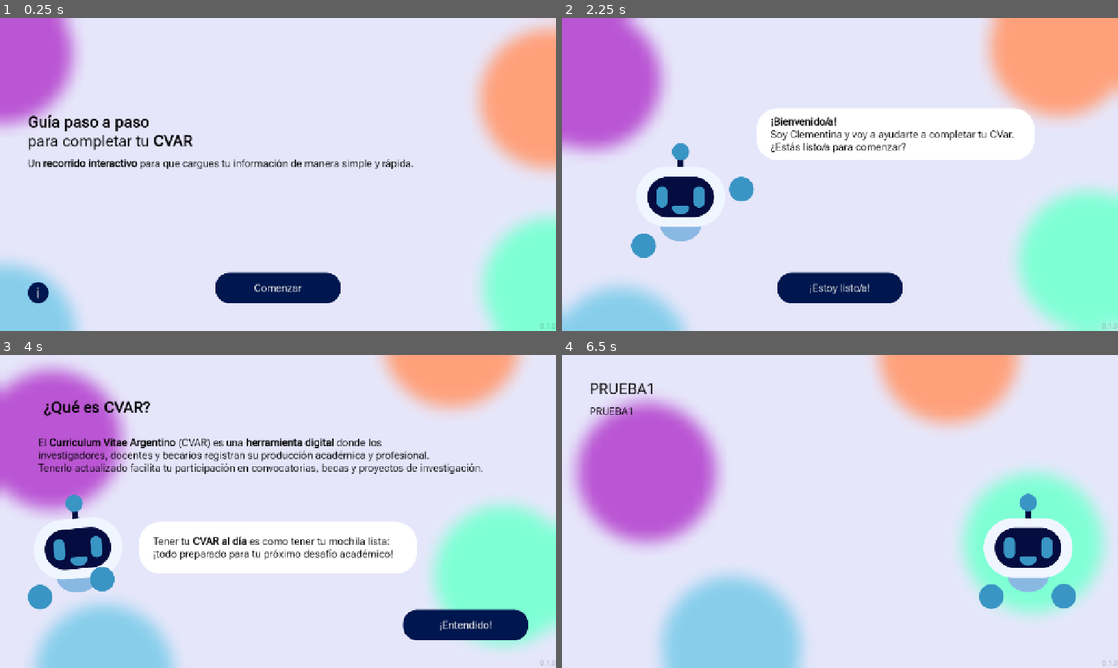
Above: before the commit, frames 1-4 (two rows, left to right).
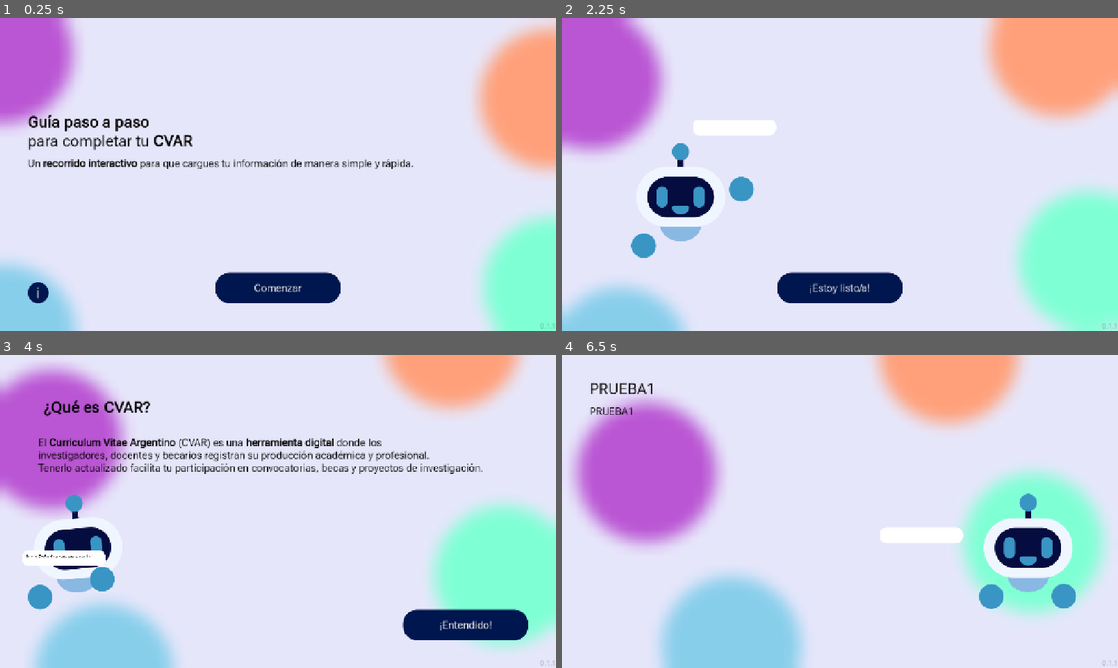
Above: after the commit, the same moments.

Repository: MatuMatute/tutorial-sigeva-unpaz
Game: Godot game, scene res://main.tscn
The game is run twice, just before and just after one commit, with the same random seed, the same clock (stepped at 60 frames per second) and the same inputs.
Inputs:
- Up to frame 1 (0.25 s): no input
- Up to frame 2 (2.25 s): click "Comenzar" at 0.5 s
- Up to frame 3 (4 s): click "¡Estoy listo/a!" at 2.75 s
- Up to frame 4 (6.5 s): click "¡Entendido!" at 4.25 s

The runs differ from the first frame. In frame 1, less than 0.1% of the frame differs, in the area x 99-100%, y 98-100%; in frame 2, 8.0%; in frame 3, 8.1%, in the area x 4-100%, y 53-100%; in frame 4, 0.7%.

Commit message:
0.1.1
- Ahora los diálogos de Clementina tienen efecto de máquina de escribir
- Hay una animación para la caja de texto

Diff:
--- a/tutorial-sigeva-unpaz/Scripts/main.gd
+++ b/tutorial-sigeva-unpaz/Scripts/main.gd
@@ -1,6 +1,6 @@
 extends Control
 
-# El siguiente código manipula los círculos que aparecen y se mueven en el fondo
+# Este script manipula los círculos que aparecen y se mueven en el fondo
 var orange_circle_position: Vector2 = Vector2(1280, randf_range(0, 360));
 var aquamarine_circle_position: Vector2 = Vector2(1280, randf_range(360, 720));
 var blue_circle_position: Vector2 = Vector2(0, randf_range(360, 720));
--- a/tutorial-sigeva-unpaz/Scripts/main_margin.gd
+++ b/tutorial-sigeva-unpaz/Scripts/main_margin.gd
@@ -27,6 +27,12 @@
 	"PRUEBA1"
 ];
 
+const buttonTexts: Array = [
+	"¡Estoy listo/a!",
+	"¡Entendido!",
+	"Siguiente"
+]
+
 func _ready() -> void:
 	progressBar.hide();
 	title.text = titleTexts[0];
@@ -40,18 +46,16 @@
 	match anim_name:
 		"transition1":
 			mainButton.show();
-			mainButton.text = "¡Estoy listo/a!"
+			mainButton.text = buttonTexts[0]
 		"transition2":
 			mainButton.show();
-			mainContainer.alignment =BoxContainer.ALIGNMENT_BEGIN;
-			mainButton.text = "¡Entendido!"
+			mainContainer.alignment = BoxContainer.ALIGNMENT_BEGIN;
+			mainButton.text = buttonTexts[1]
 			mainButton.size_flags_horizontal = Control.SIZE_SHRINK_END;
 		"transition3":
 			mainButton.hide();
-			mainButton.text = "Siguiente"
+			mainButton.text = buttonTexts[2]
 			mainButton.size_flags_horizontal = Control.SIZE_SHRINK_CENTER;
-
-	# mainButton.show();
 
 func _on_main_button_pressed() -> void:
 	progressBar.set_value(progressBar.value + 1.0);
--- a/tutorial-sigeva-unpaz/Scripts/mascot.gd
+++ b/tutorial-sigeva-unpaz/Scripts/mascot.gd
@@ -16,8 +16,11 @@
 Soy Clementina y voy a ayudarte a completar tu CVar.
 ¿Estás listo/a para comenzar?",
 	"Tener tu [b]CVAR al día[/b] es como tener tu mochila lista:
-¡todo preparado para tu próximo desafío académico!"
+¡todo preparado para tu próximo desafío académico!",
+	"Este diálogo no debería aparecer"
 ];
+
+var textIndex: int;
 
 func _ready() -> void:
 	mascotAnimations.play("RESET");
@@ -26,7 +29,7 @@
 	dialogText.text = mascotDialogs[0];
 
 func _on_progress_bar_value_changed(value: float) -> void:
-	var textIndex: int = int(value);
+	textIndex = int(value);
 
 	dialogBox.hide();
 	show();
@@ -34,12 +37,19 @@
 	mascotAnimations.play("transition" + str(textIndex));
 
 func _on_mascot_animations_animation_finished(anim_name: StringName) -> void:
+	if (anim_name != "RESET" and anim_name != "growBubble"):
+		dialogText.text = mascotDialogs[textIndex];
+		dialogBox.pivot_offset =  dialogBox.position.direction_to(position) * dialogBox.size;
+		dialogText.visible_ratio = 0.0;
+		mascotAnimations.play("growBubble");
+	if (anim_name == "growBubble"): showDialog();
 	match anim_name:
 		"transition1":
-			dialogText.text = mascotDialogs[1];
 			texture = clementinaTextures[1];
-			dialogBox.show();
 		"transition2":
-			dialogText.text = mascotDialogs[2];
 			texture = clementinaTextures[2];
-			dialogBox.show();
+
+func showDialog() -> void:
+	var tween = create_tween();
+	tween.tween_method(dialogText.set_visible_ratio, 0.0, 1.0, 3.0);
+	tween.play();
--- a/tutorial-sigeva-unpaz/main.tscn
+++ b/tutorial-sigeva-unpaz/main.tscn
@@ -20,6 +20,13 @@
 corner_radius_bottom_right = 8
 corner_radius_bottom_left = 8
 
+[sub_resource type="StyleBoxFlat" id="StyleBoxFlat_lquwl"]
+bg_color = Color(2.61109e-06, 0.0873075, 0.304166, 1)
+corner_radius_top_left = 32
+corner_radius_top_right = 32
+corner_radius_bottom_right = 32
+corner_radius_bottom_left = 32
+
 [sub_resource type="StyleBoxFlat" id="StyleBoxFlat_272bh"]
 bg_color = Color(3.92266e-06, 0.116, 0.376581, 1)
 corner_radius_top_left = 32
@@ -27,13 +34,6 @@
 corner_radius_bottom_right = 32
 corner_radius_bottom_left = 32
 
-[sub_resource type="StyleBoxFlat" id="StyleBoxFlat_lquwl"]
-bg_color = Color(2.61109e-06, 0.0873075, 0.304166, 1)
-corner_radius_top_left = 32
-corner_radius_top_right = 32
-corner_radius_bottom_right = 32
-corner_radius_bottom_left = 32
-
 [sub_resource type="StyleBoxFlat" id="StyleBoxFlat_5vw27"]
 bg_color = Color(1, 1, 1, 1)
 corner_radius_top_left = 48
@@ -58,10 +58,34 @@
 tracks/1/type = "value"
 tracks/1/imported = false
 tracks/1/enabled = true
-tracks/1/path = NodePath("DialogBox:position")
-tracks/1/interp = 1
-tracks/1/loop_wrap = true
-tracks/1/keys = {
+tracks/1/path = NodePath("DialogBox:visible")
+tracks/1/interp = 1
+tracks/1/loop_wrap = true
+tracks/1/keys = {
+"times": PackedFloat32Array(0),
+"transitions": PackedFloat32Array(1),
+"update": 0,
+"values": [true]
+}
+tracks/2/type = "value"
+tracks/2/imported = false
+tracks/2/enabled = true
+tracks/2/path = NodePath("DialogBox:scale")
+tracks/2/interp = 1
+tracks/2/loop_wrap = true
+tracks/2/keys = {
+"times": PackedFloat32Array(0),
+"transitions": PackedFloat32Array(1),
+"update": 0,
+"values": [Vector2(1e-05, 1e-05)]
+}
+tracks/3/type = "value"
+tracks/3/imported = false
+tracks/3/enabled = true
+tracks/3/path = NodePath("DialogBox:position")
+tracks/3/interp = 1
+tracks/3/loop_wrap = true
+tracks/3/keys = {
 "times": PackedFloat32Array(0),
 "transitions": PackedFloat32Array(1),
 "update": 0,
@@ -96,6 +120,33 @@
 "values": [Vector2(288, -80), Vector2(288, -80)]
 }
 
+[sub_resource type="Animation" id="Animation_kek77"]
+resource_name = "transition2"
+tracks/0/type = "value"
+tracks/0/imported = false
+tracks/0/enabled = true
+tracks/0/path = NodePath(".:position")
+tracks/0/interp = 2
+tracks/0/loop_wrap = true
+tracks/0/keys = {
+"times": PackedFloat32Array(0, 1),
+"transitions": PackedFloat32Array(1, 1),
+"update": 0,
+"values": [Vector2(160, 288), Vector2(64, 320)]
+}
+tracks/1/type = "value"
+tracks/1/imported = false
+tracks/1/enabled = true
+tracks/1/path = NodePath("DialogBox:position")
+tracks/1/interp = 1
+tracks/1/loop_wrap = true
+tracks/1/keys = {
+"times": PackedFloat32Array(0, 1),
+"transitions": PackedFloat32Array(1, 1),
+"update": 0,
+"values": [Vector2(288, -80), Vector2(256, 64)]
+}
+
 [sub_resource type="Animation" id="Animation_5vw27"]
 resource_name = "transition3"
 length = 2.0
@@ -111,21 +162,6 @@
 "update": 0,
 "values": [Vector2(64, 320), Vector2(960, 320)]
 }
-
-[sub_resource type="Animation" id="Animation_kek77"]
-resource_name = "transition2"
-tracks/0/type = "value"
-tracks/0/imported = false
-tracks/0/enabled = true
-tracks/0/path = NodePath(".:position")
-tracks/0/interp = 2
-tracks/0/loop_wrap = true
-tracks/0/keys = {
-"times": PackedFloat32Array(0, 1),
-"transitions": PackedFloat32Array(1, 1),
-"update": 0,
-"values": [Vector2(160, 288), Vector2(64, 320)]
-}
 tracks/1/type = "value"
 tracks/1/imported = false
 tracks/1/enabled = true
@@ -133,15 +169,44 @@
 tracks/1/interp = 1
 tracks/1/loop_wrap = true
 tracks/1/keys = {
-"times": PackedFloat32Array(0, 1),
-"transitions": PackedFloat32Array(1, 1),
-"update": 0,
-"values": [Vector2(288, -80), Vector2(256, 64)]
+"times": PackedFloat32Array(0, 2),
+"transitions": PackedFloat32Array(1, 1),
+"update": 0,
+"values": [Vector2(288, -80), Vector2(-672, 64)]
+}
+
+[sub_resource type="Animation" id="Animation_4c57u"]
+resource_name = "growBubble"
+length = 0.5
+tracks/0/type = "value"
+tracks/0/imported = false
+tracks/0/enabled = true
+tracks/0/path = NodePath("DialogBox:visible")
+tracks/0/interp = 1
+tracks/0/loop_wrap = true
+tracks/0/keys = {
+"times": PackedFloat32Array(0),
+"transitions": PackedFloat32Array(1),
+"update": 0,
+"values": [true]
+}
+tracks/1/type = "value"
+tracks/1/imported = false
+tracks/1/enabled = true
+tracks/1/path = NodePath("DialogBox:scale")
+tracks/1/interp = 1
+tracks/1/loop_wrap = true
+tracks/1/keys = {
+"times": PackedFloat32Array(0, 0.5),
+"transitions": PackedFloat32Array(1, 1),
+"update": 0,
+"values": [Vector2(1e-05, 1e-05), Vector2(1, 1)]
 }
 
 [sub_resource type="AnimationLibrary" id="AnimationLibrary_7mycd"]
 _data = {
 &"RESET": SubResource("Animation_lquwl"),
+&"growBubble": SubResource("Animation_4c57u"),
 &"transition1": SubResource("Animation_1bvp3"),
 &"transition2": SubResource("Animation_kek77"),
 &"transition3": SubResource("Animation_5vw27")
@@ -228,10 +293,10 @@
 size_flags_vertical = 8
 theme_override_fonts/font = ExtResource("5_7mycd")
 theme_override_font_sizes/font_size = 24
+theme_override_styles/normal = SubResource("StyleBoxFlat_lquwl")
+theme_override_styles/pressed = SubResource("StyleBoxFlat_272bh")
+theme_override_styles/hover = SubResource("StyleBoxFlat_272bh")
 theme_override_styles/hover_pressed = SubResource("StyleBoxFlat_272bh")
-theme_override_styles/hover = SubResource("StyleBoxFlat_272bh")
-theme_override_styles/pressed = SubResource("StyleBoxFlat_272bh")
-theme_override_styles/normal = SubResource("StyleBoxFlat_lquwl")
 text = "Comenzar"
 
 [node name="Info" type="Button" parent="MainMargin"]
@@ -241,10 +306,10 @@
 size_flags_vertical = 8
 theme_override_fonts/font = ExtResource("4_272bh")
 theme_override_font_sizes/font_size = 36
+theme_override_styles/normal = SubResource("StyleBoxFlat_lquwl")
+theme_override_styles/pressed = SubResource("StyleBoxFlat_272bh")
+theme_override_styles/hover = SubResource("StyleBoxFlat_272bh")
 theme_override_styles/hover_pressed = SubResource("StyleBoxFlat_272bh")
-theme_override_styles/hover = SubResource("StyleBoxFlat_272bh")
-theme_override_styles/pressed = SubResource("StyleBoxFlat_272bh")
-theme_override_styles/normal = SubResource("StyleBoxFlat_lquwl")
 text = "i"
 
 [node name="Mascot" type="TextureRect" parent="."]
@@ -253,7 +318,7 @@
 offset_left = -256.0
 offset_top = 243.0
 offset_right = 26.0
-offset_bottom = 507.0
+offset_bottom = 507.00018
 size_flags_horizontal = 0
 size_flags_vertical = 4
 texture = ExtResource("5_272bh")
@@ -262,9 +327,18 @@
 
 [node name="DialogBox" type="PanelContainer" parent="Mascot"]
 custom_minimum_size = Vector2(640, 0)
-layout_mode = 0
-offset_right = 640.0
-offset_bottom = 40.0
+layout_mode = 1
+anchors_preset = -1
+anchor_left = 1.0
+anchor_top = -0.15200001
+anchor_right = 1.0
+anchor_bottom = -0.15200001
+offset_left = -282.0
+offset_top = 40.12803
+offset_right = 358.00073
+offset_bottom = 80.12805
+scale = Vector2(1e-05, 1e-05)
+pivot_offset = Vector2(0, 128)
 theme_override_styles/panel = SubResource("StyleBoxFlat_5vw27")
 
 [node name="BoxMargin" type="MarginContainer" parent="Mascot/DialogBox"]
@@ -304,7 +378,7 @@
 grow_horizontal = 0
 grow_vertical = 0
 theme_override_colors/font_color = Color(0, 0, 0, 1)
-text = "0.1.0"
+text = "0.1.1"
 horizontal_alignment = 2
 vertical_alignment = 2
 
--- a/tutorial-sigeva-unpaz/project.godot
+++ b/tutorial-sigeva-unpaz/project.godot
@@ -12,7 +12,7 @@
 
 config/name="Tutorial SIGEVA-UNPAZ"
 run/main_scene="uid://q00la62s5ldb"
-config/features=PackedStringArray("4.4", "Mobile")
+config/features=PackedStringArray("4.5", "Mobile")
 boot_splash/bg_color=Color(1, 1, 1, 1)
 boot_splash/image="uid://bi0i7fqnutgj6"
 config/icon="uid://7ul7vifcw86p"
Not shown: 1 places in tutorial-sigeva-unpaz/main.tscn that only renumber resources
